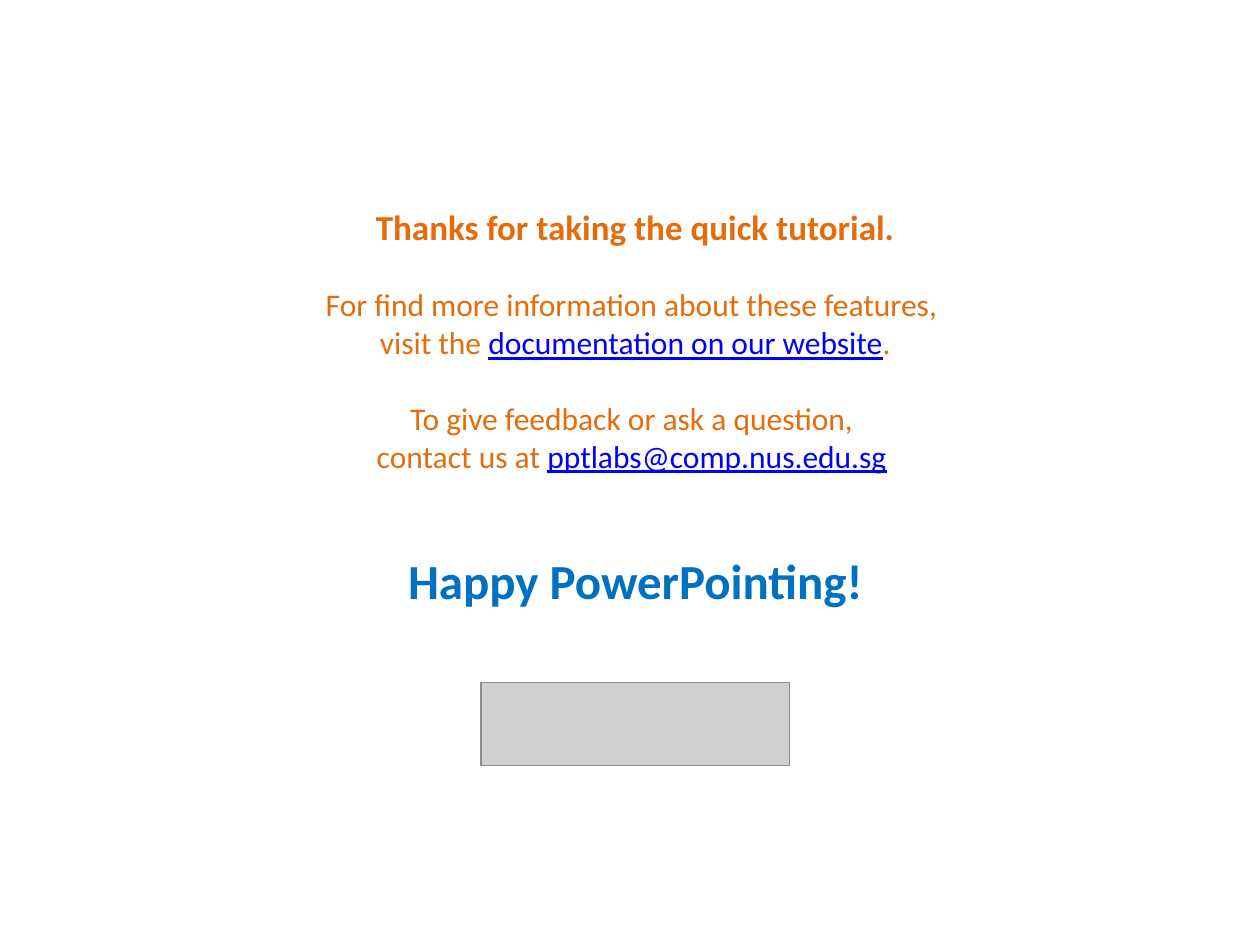
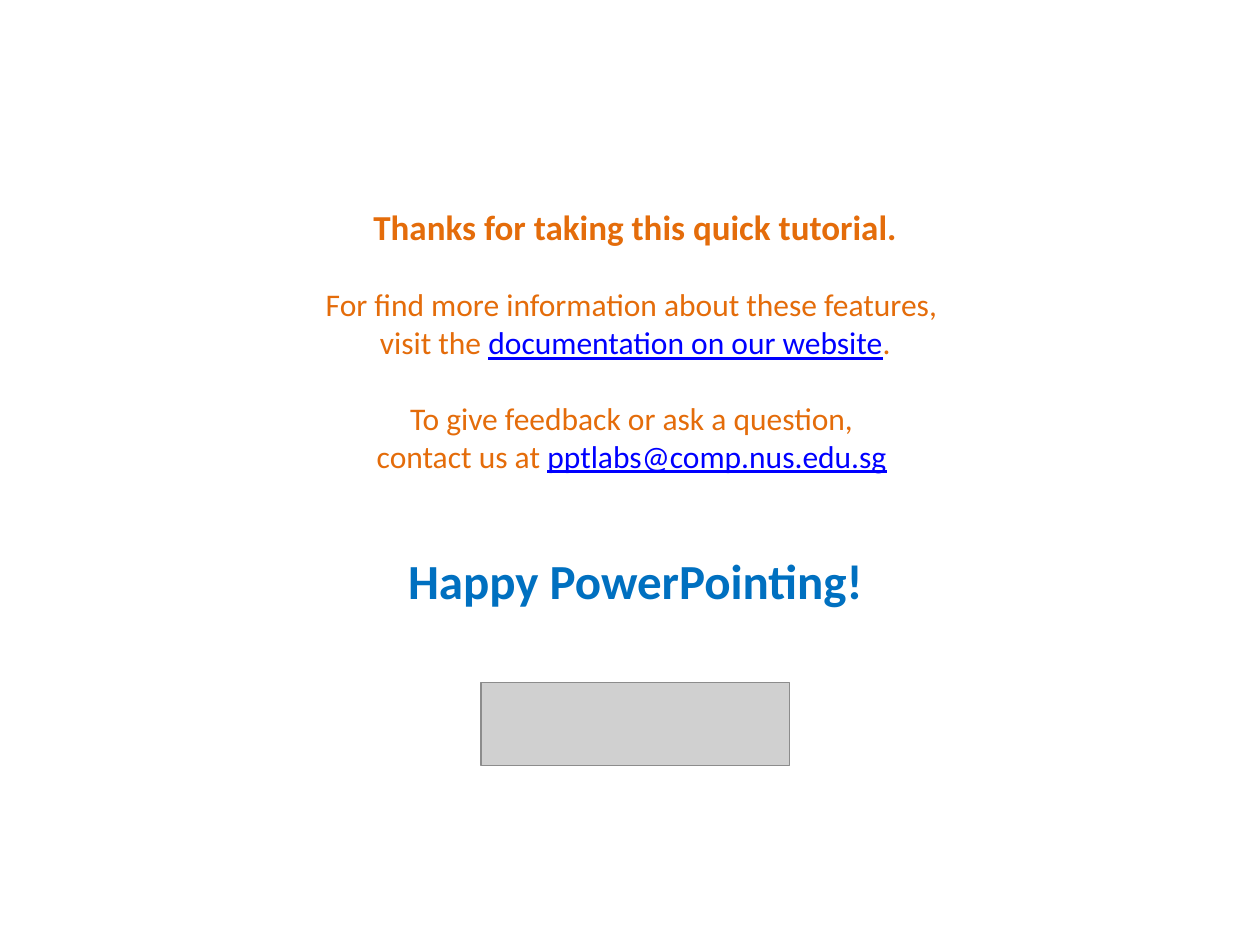
Before and after one commit to PowerPointLabs/PowerPointLabs, a slide deck: slide 33 of doc/PowerPointLabs Quick Tutorial.pptx. Drawn at 1260x945 pixels with LibreOffice and Linux fonts; fonts in the diff are those of the drawing; grey boxes stand for pictures. Boxes give left, top, right and bottom in pixels: in the first picture for what was removed or moved away, otherwise in the second. Text is boxed around its words. In the diff, an @@ line names an element or a change of style, - is before the commit and + after.

Commit message:
Update icons and phrasing of tutorial slides.
In particular, the Highlight Points section was changed - it previously
referred to Highlight Text instead.

```diff
--- a/doc/PowerPointLabs Quick Tutorial.pptx
+++ b/doc/PowerPointLabs Quick Tutorial.pptx
@@ text at (x1=373, y1=215, x2=897, y2=246): text changed @@
-Thanks for taking the quick tutorial.
+Thanks for taking this quick tutorial.
```
Also in this commit, not shown: 23 other slides changed.
